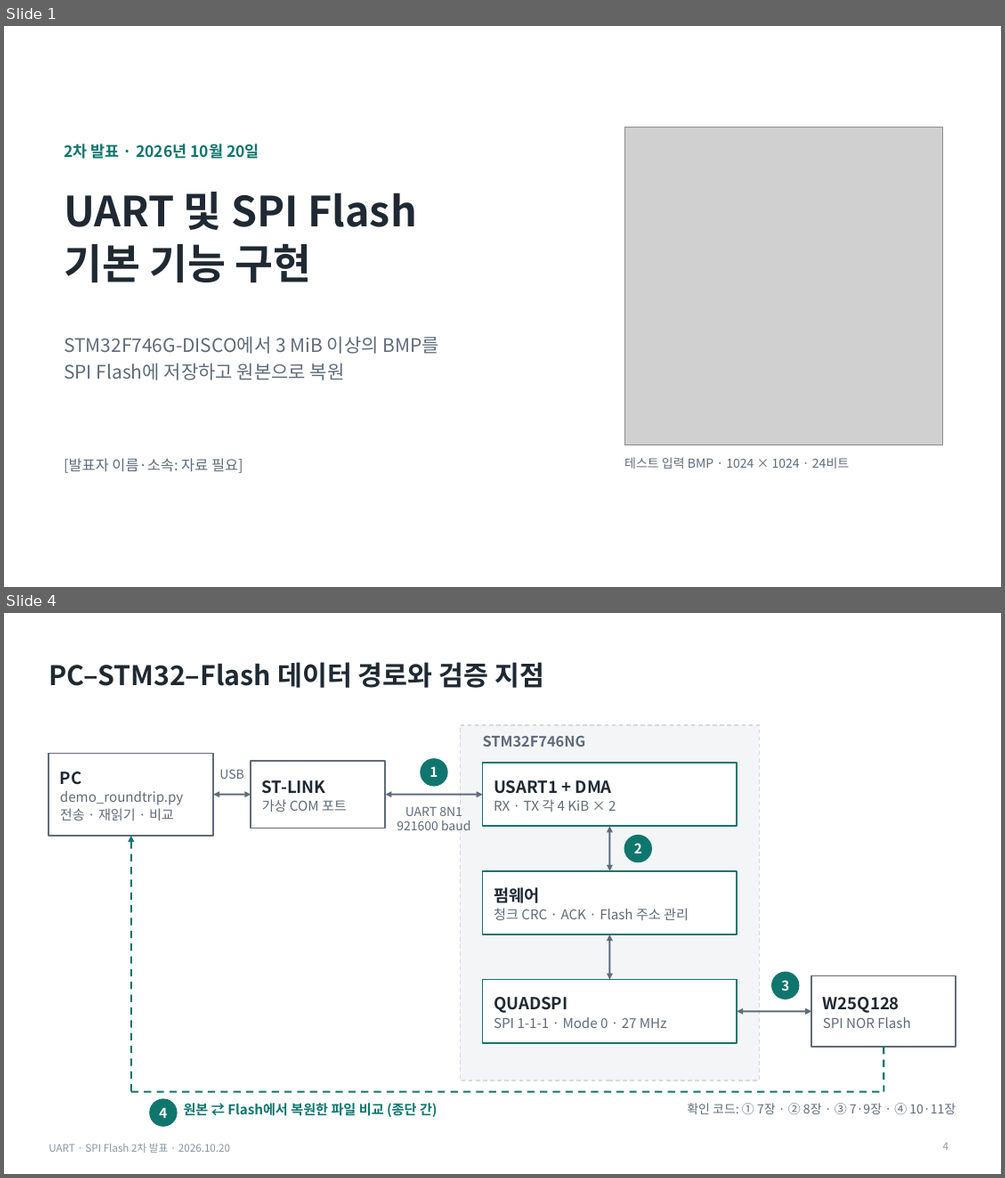
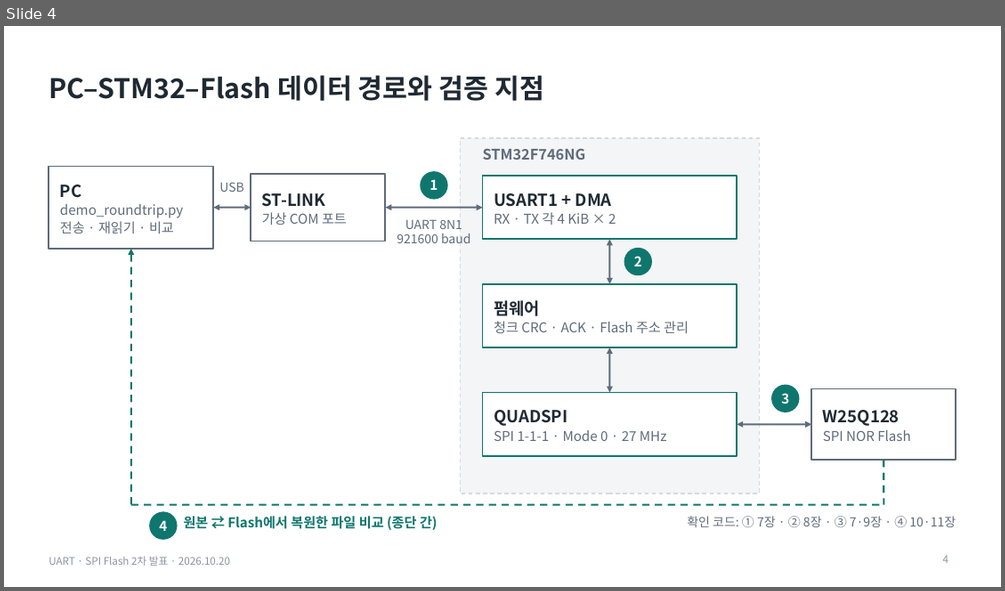
Before and after one commit to dazement/STM32-BMP-file-store-in-Flash-memory, a slide deck: presentation_oct20/output/UART_SPIFlash_2차발표_1020_코드검증_1.pptx. Shown one above the other, each under a label of ours: slides 1 and 4 before the commit, slide 4 after it; the slides between them are not shown. The pictures are 1005x1178 and 1005x591 pixels, drawn with LibreOffice and Linux fonts; fonts in the diff are those of the drawing; grey boxes stand for pictures. Boxes give left, top, right and bottom in pixels: in the first picture for what was removed or moved away, otherwise in the second. Text is boxed around its words. In the diff, an @@ line names an element or a change of style, - is before the commit and + after.

```diff
--- a/presentation_oct20/output/UART_SPIFlash_2차발표_1020_코드검증_1.pptx
+++ b/presentation_oct20/output/UART_SPIFlash_2차발표_1020_코드검증_1.pptx
@@ slide 1 removed at box(4, 26, 1001, 587), background #FFFFFF @@
@@ picture removed at box(624, 127, 942, 445) @@
@@ text removed at box(64, 143, 259, 159) @@
-2차 발표 · 2026년 10월 20일
@@ text removed at box(64, 192, 416, 282) @@
-UART 및 SPI Flash
-기본 기능 구현
@@ text removed at box(64, 336, 439, 380) @@
-STM32F746G-DISCO에서 3 MiB 이상의 BMP를
-SPI Flash에 저장하고 원본으로 복원
@@ text removed at box(64, 458, 243, 473) @@
-[발표자 이름·소속: 자료 필요]
@@ text removed at box(624, 457, 849, 468) @@
-테스트 입력 BMP · 1024 × 1024 · 24비트
```
Also in this commit, not shown: 8 slides changed, 1 slide added.
